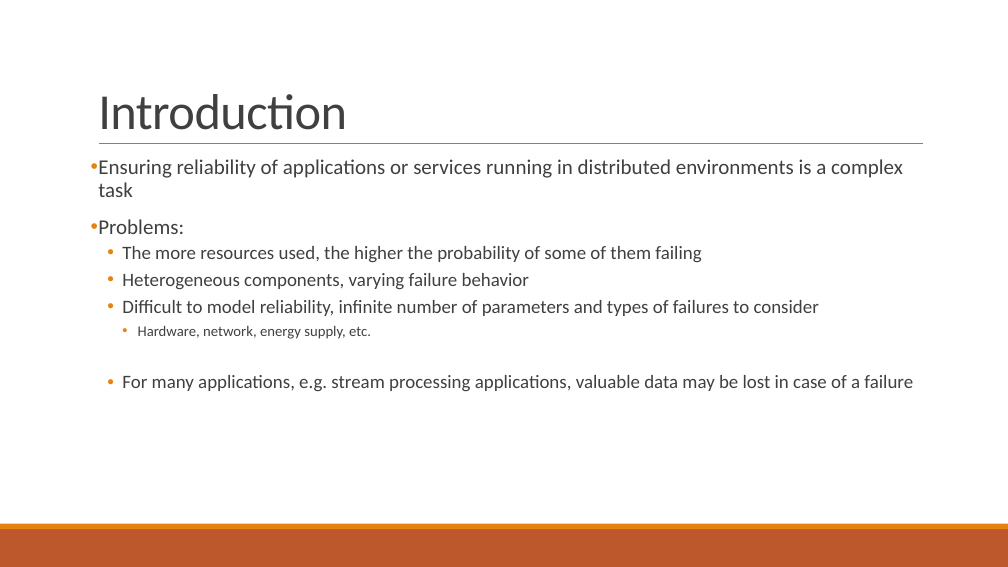
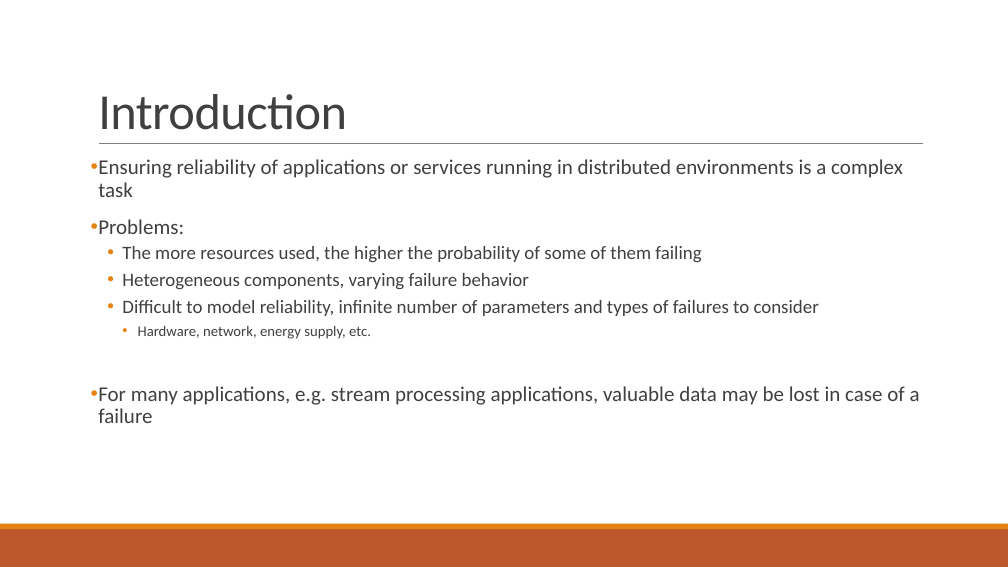
Before and after one commit to PStahl/master_thesis, a slide deck: slide 3 of presentation/presentation2.pptx. Drawn at 1008x567 pixels with LibreOffice and Linux fonts; fonts in the diff are those of the drawing. Boxes give left, top, right and bottom in pixels: in the first picture for what was removed or moved away, otherwise in the second. Text is boxed around its words. In the diff, an @@ line names an element or a change of style, - is before the commit and + after.

```diff
--- a/presentation/presentation2.pptx
+++ b/presentation/presentation2.pptx
@@ text at [98, 386, 920, 423]: size 18 to 20 pt in "For many applications, e.g. stream processing applications, ..."; list level 2 to 1 in "For many applications, e.g. stream ..." @@
```
Also in this commit, not shown: 3 other slides changed, 1 slide added.
